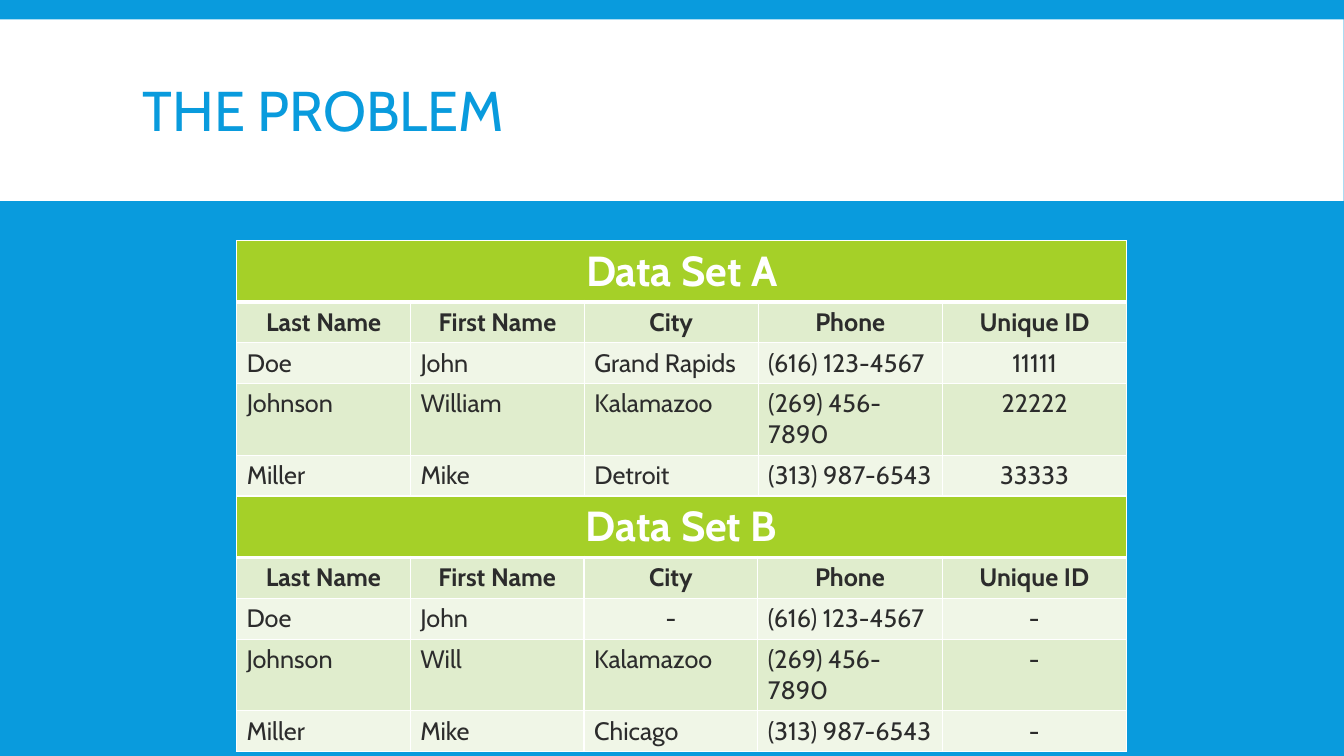
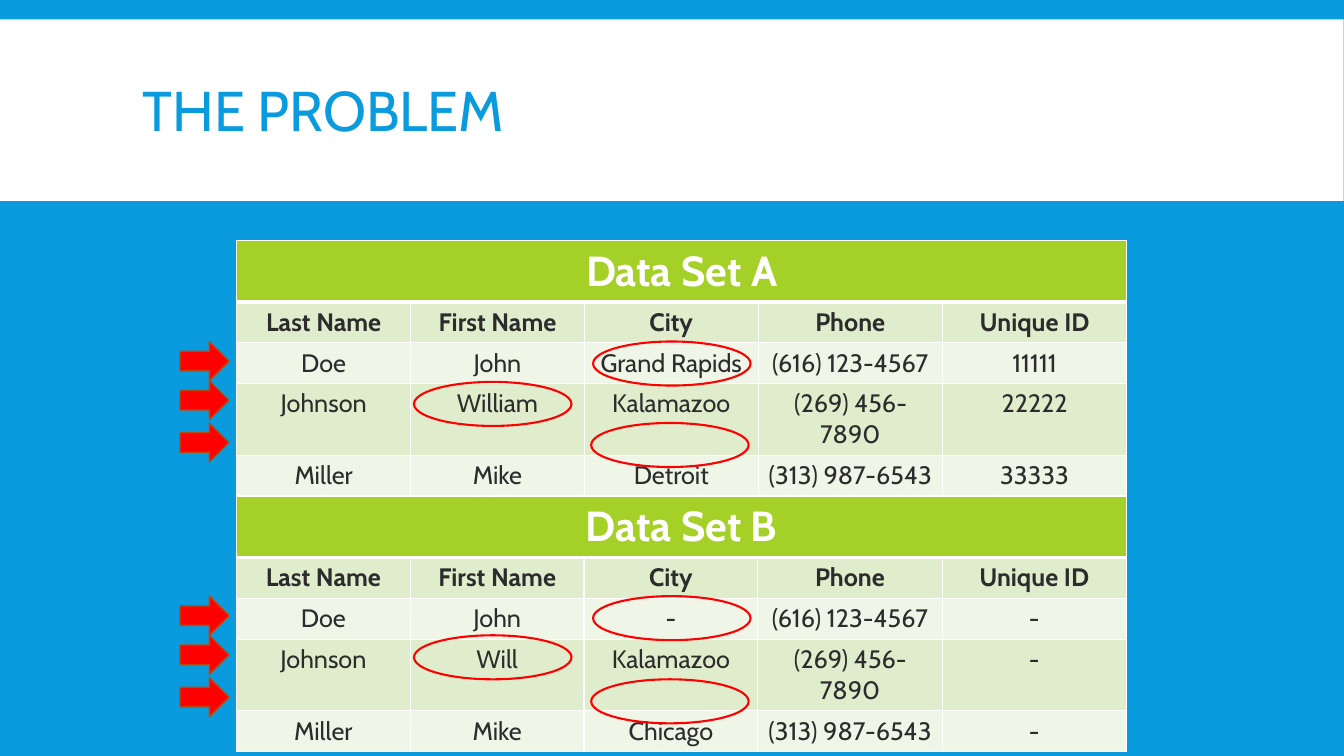
Before and after one commit to OryGregS/SeniorProject, a slide deck: slide 5 of docs/FuzzyRecordLinkage.pptx (slide 4 before the commit). Drawn at 1344x756 pixels with LibreOffice and Linux fonts; fonts in the diff are those of the drawing. Boxes give left, top, right and bottom in pixels: in the first picture for what was removed or moved away, otherwise in the second. Text is boxed around its words. In the diff, an @@ line names an element or a change of style, - is before the commit and + after.

```diff
--- a/docs/FuzzyRecordLinkage.pptx
+++ b/docs/FuzzyRecordLinkage.pptx
@@ table at box(237, 241, 1126, 492) @@
@@ alignment left to centre @@
@@ table at box(237, 496, 1126, 750) @@
@@ alignment left to centre @@
@@ group added at box(180, 342, 750, 640): 2 ellipses, 2 right arrows @@
@@ group added at box(180, 381, 572, 680): 2 ellipses, 2 right arrows @@
@@ group added at box(180, 423, 749, 724): 2 ellipses, 2 right arrows @@
```
Also in this commit, not shown: 15 other slides changed, 2 slides added, 1 slide removed, 44 other files.
